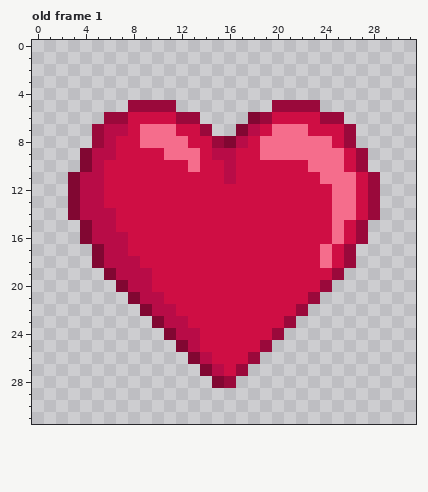
Pixel-art file, stored at assets_raw/heart.aseprite. Above is the file before it was changed.
32x32 pixels, 5 frames. Shown: old frame 1. The commit also changed other frames, which this record leaves out.
And afterwards:
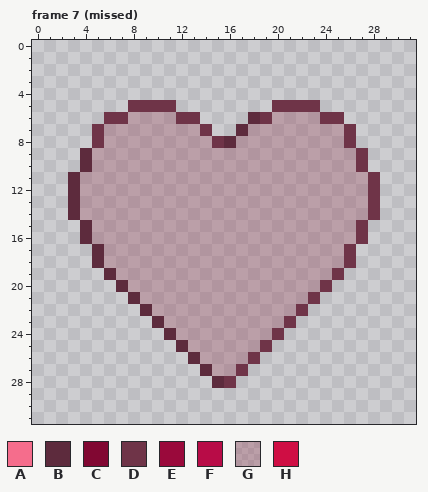
Palette (. is transparent): A #f56d8c  B #5d2b3d  C #810732  D #6f3448  E #9a093b  F #b80c47  G #98455c57  H #cf0e44
A new or re-ordered frame is compared with the old frame closest to it.
The edit:
frames 5 -> 7
Changed rows in their new state; - is an unchanged pixel.
Frame 7 (missed) is new; against old frame 1, layers "details", "heart":
first column x 3:
 5 -----DDDD--------DDDD-----
 6 ---DDGGGGDD----BDGGGGDD---
 7 --DGGGGGGGGD--BGGGGGGGGD--
 8 --DGGGGGGGGGDBGGGGGGGGGD--
 9 -BGGGGGGGGGGGGGGGGGGGGGGD-
10 -BGGGGGGGGGGGGGGGGGGGGGGD-
11 BGGGGGGGGGGGGGGGGGGGGGGGGD
12 BGGGGGGGGGGGGGGGGGGGGGGGGD
13 BGGGGGGGGGGGGGGGGGGGGGGGGD
14 BGGGGGGGGGGGGGGGGGGGGGGGGD
15 -BGGGGGGGGGGGGGGGGGGGGGGD-
16 -BGGGGGGGGGGGGGGGGGGGGGGD-
17 --BGGGGGGGGGGGGGGGGGGGGD--
18 --BGGGGGGGGGGGGGGGGGGGGD--
19 ---BGGGGGGGGGGGGGGGGGGD---
20 ----BGGGGGGGGGGGGGGGGD----
21 -----BGGGGGGGGGGGGGGD-----
22 ------BGGGGGGGGGGGGD------
23 -------BGGGGGGGGGGD-------
24 --------BGGGGGGGGD--------
25 ---------BGGGGGGD---------
26 ----------BGGGGD----------
27 -----------BGGD-----------
28 ------------BD------------
Boxes around the changes in both pictures, in picture pixels (x1, y1, x2, y2):
changed: (68, 100, 380, 388)
